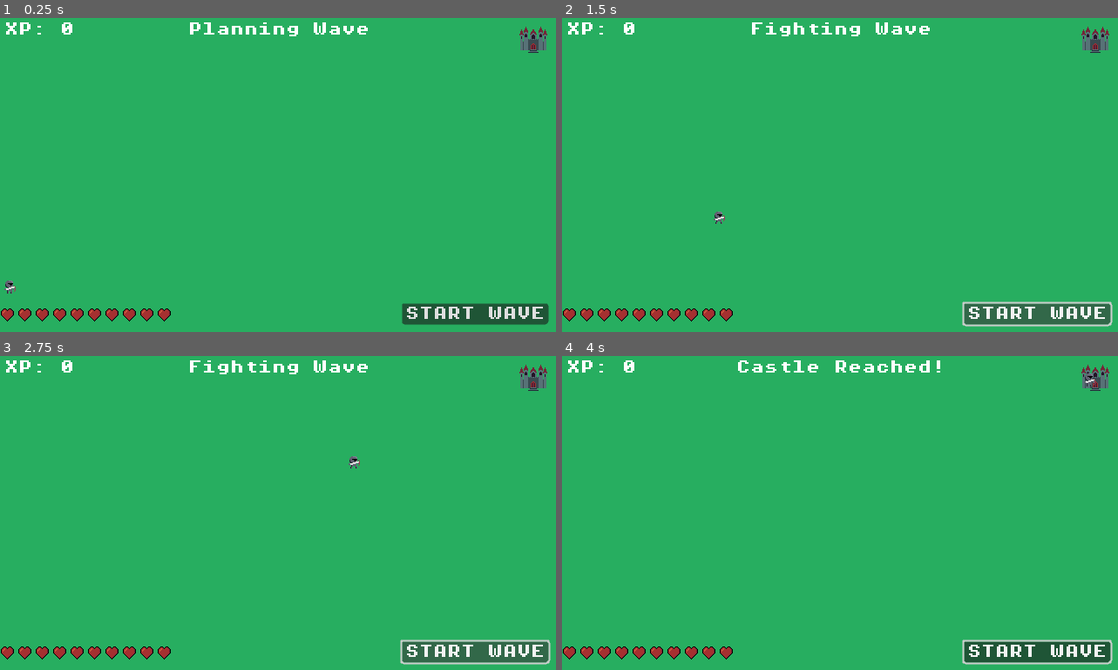
Above: before the commit, frames 1-4 (two rows, left to right).
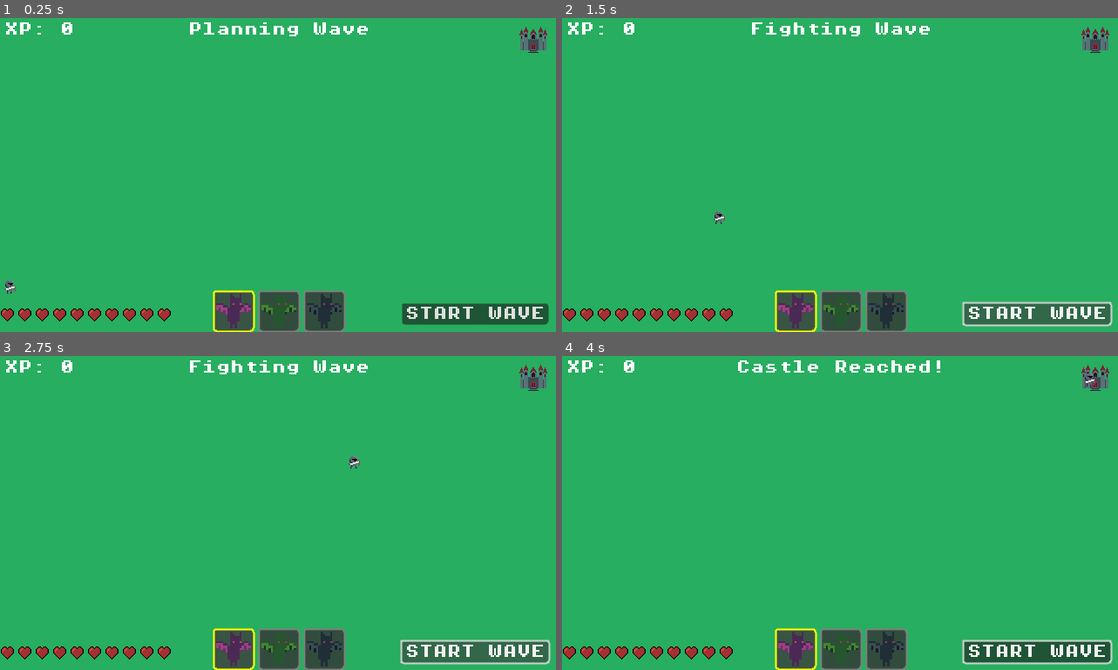
Above: after the commit, the same moments.

Repository: p-lorenzo/reversevs
Game: Godot game, scene res://scenes/world.tscn
The game is run twice, just before and just after one commit, with the same random seed, the same clock (stepped at 60 frames per second) and the same inputs.
Inputs (mouse positions are in pixels of both pictures, inside the frame that each line leads up to):
- Up to frame 1 (0.25 s): no input
- Up to frame 2 (1.5 s): click "START WAVE" at 0.5 s; click "START WAVE" at 1.25 s
- Up to frame 3 (2.75 s): click "START WAVE" at 2 s
- Up to frame 4 (4 s): tap Enter (ui_accept) at 2.75, 3.02, 3.77 s; move the mouse to (962, 497) at 2.77 s; click (962, 497) at 2.92 s; move the mouse to (728, 528) at 3.52 s; click (728, 528) at 3.67 s

The runs differ from the first frame. In frame 1, 3.0% of the frame differs, in the area x 38-63%, y 86-100%; in frame 2, 3.0%; in frame 3, 3.0%; in frame 4, 3.0%.

Commit message:
feat: added inventory system

Diff:
--- /dev/null
+++ b/InventoryItems/enemy.tres
@@ -0,0 +1,11 @@
+[gd_resource type="Resource" script_class="InventoryItem" load_steps=4 format=3 uid="uid://blu2q2pmtpguq"]
+
+[ext_resource type="Script" uid="uid://do1haxjgysstf" path="res://scripts/inventory_item.gd" id="1_7ygic"]
+[ext_resource type="PackedScene" uid="uid://cc7gqs5d3ld4t" path="res://scenes/enemy.tscn" id="1_a6r38"]
+[ext_resource type="Texture2D" uid="uid://bxo461akno8q6" path="res://art/sprites/bat_icon.png" id="2_k7kp4"]
+
+[resource]
+script = ExtResource("1_7ygic")
+entity_scene = ExtResource("1_a6r38")
+icon = ExtResource("2_k7kp4")
+cost = 1
--- /dev/null
+++ b/InventoryItems/enemy2.tres
@@ -0,0 +1,11 @@
+[gd_resource type="Resource" script_class="InventoryItem" load_steps=4 format=3 uid="uid://cqmnuq4gs87mk"]
+
+[ext_resource type="PackedScene" uid="uid://dd6173tfr76c1" path="res://scenes/enemy2.tscn" id="1_44w6c"]
+[ext_resource type="Texture2D" uid="uid://bytue6oegodqv" path="res://art/sprites/bat2_icon.png" id="2_p7qna"]
+[ext_resource type="Script" uid="uid://do1haxjgysstf" path="res://scripts/inventory_item.gd" id="3_qcs0r"]
+
+[resource]
+script = ExtResource("3_qcs0r")
+entity_scene = ExtResource("1_44w6c")
+icon = ExtResource("2_p7qna")
+cost = 1
--- /dev/null
+++ b/InventoryItems/enemy3.tres
@@ -0,0 +1,11 @@
+[gd_resource type="Resource" script_class="InventoryItem" load_steps=4 format=3 uid="uid://dnrf2cu0qvlpf"]
+
+[ext_resource type="PackedScene" uid="uid://djitfjpehqtvd" path="res://scenes/enemy3.tscn" id="1_wxc6y"]
+[ext_resource type="Texture2D" uid="uid://bbohtthqs7pnd" path="res://art/sprites/bat3_icon.png" id="2_wxc6y"]
+[ext_resource type="Script" uid="uid://do1haxjgysstf" path="res://scripts/inventory_item.gd" id="3_8wkam"]
+
+[resource]
+script = ExtResource("3_8wkam")
+entity_scene = ExtResource("1_wxc6y")
+icon = ExtResource("2_wxc6y")
+cost = 1
--- /dev/null
+++ b/scenes/enemy2.tscn
@@ -0,0 +1,89 @@
+[gd_scene load_steps=10 format=3 uid="uid://dd6173tfr76c1"]
+
+[ext_resource type="Script" uid="uid://dot18tt1ghppi" path="res://scripts/enemy.gd" id="1_23kvp"]
+[ext_resource type="Texture2D" uid="uid://cxvf3eu3md6c4" path="res://art/sprites/Bat2 sprite.png" id="2_lsk8u"]
+[ext_resource type="Script" uid="uid://b76c7yacwtbu4" path="res://scripts/health_system.gd" id="3_lsk8u"]
+[ext_resource type="PackedScene" uid="uid://w4w7u6dy3xn6" path="res://scenes/particles/slash.tscn" id="4_thqno"]
+
+[sub_resource type="RectangleShape2D" id="RectangleShape2D_7p1mj"]
+
+[sub_resource type="AtlasTexture" id="AtlasTexture_thqno"]
+atlas = ExtResource("2_lsk8u")
+region = Rect2(0, 0, 16, 16)
+
+[sub_resource type="AtlasTexture" id="AtlasTexture_l4k25"]
+atlas = ExtResource("2_lsk8u")
+region = Rect2(16, 0, 16, 16)
+
+[sub_resource type="AtlasTexture" id="AtlasTexture_slk5t"]
+atlas = ExtResource("2_lsk8u")
+region = Rect2(32, 0, 16, 16)
+
+[sub_resource type="SpriteFrames" id="SpriteFrames_xwavj"]
+animations = [{
+"frames": [{
+"duration": 1.0,
+"texture": SubResource("AtlasTexture_thqno")
+}, {
+"duration": 1.0,
+"texture": SubResource("AtlasTexture_l4k25")
+}, {
+"duration": 1.0,
+"texture": SubResource("AtlasTexture_slk5t")
+}],
+"loop": true,
+"name": &"attack",
+"speed": 5.0
+}, {
+"frames": [{
+"duration": 1.0,
+"texture": SubResource("AtlasTexture_thqno")
+}, {
+"duration": 1.0,
+"texture": SubResource("AtlasTexture_l4k25")
+}, {
+"duration": 1.0,
+"texture": SubResource("AtlasTexture_slk5t")
+}],
+"loop": true,
+"name": &"idle",
+"speed": 5.0
+}, {
+"frames": [{
+"duration": 1.0,
+"texture": SubResource("AtlasTexture_thqno")
+}, {
+"duration": 1.0,
+"texture": SubResource("AtlasTexture_l4k25")
+}, {
+"duration": 1.0,
+"texture": SubResource("AtlasTexture_slk5t")
+}],
+"loop": true,
+"name": &"walk",
+"speed": 5.0
+}]
+
+[node name="Enemy" type="CharacterBody2D" groups=["enemies"]]
+collision_layer = 2
+script = ExtResource("1_23kvp")
+attack_range = 20.0
+metadata/_edit_horizontal_guides_ = [-20.0]
+
+[node name="CollisionShape2D" type="CollisionShape2D" parent="."]
+shape = SubResource("RectangleShape2D_7p1mj")
+
+[node name="AnimatedSprite2D" type="AnimatedSprite2D" parent="."]
+sprite_frames = SubResource("SpriteFrames_xwavj")
+animation = &"walk"
+
+[node name="Health" type="Node" parent="."]
+script = ExtResource("3_lsk8u")
+is_enemy = true
+exp_granted = 1
+max_health = 1
+
+[node name="slash" parent="." instance=ExtResource("4_thqno")]
+scale = Vector2(3, 3)
+
+[connection signal="died" from="Health" to="." method="_on_health_died"]
--- /dev/null
+++ b/scenes/enemy3.tscn
@@ -0,0 +1,89 @@
+[gd_scene load_steps=10 format=3 uid="uid://djitfjpehqtvd"]
+
+[ext_resource type="Script" uid="uid://dot18tt1ghppi" path="res://scripts/enemy.gd" id="1_kroph"]
+[ext_resource type="Texture2D" uid="uid://dcl4whqcyfimy" path="res://art/sprites/Bat3 sprite.png" id="2_kroph"]
+[ext_resource type="Script" uid="uid://b76c7yacwtbu4" path="res://scripts/health_system.gd" id="3_2wk5q"]
+[ext_resource type="PackedScene" uid="uid://w4w7u6dy3xn6" path="res://scenes/particles/slash.tscn" id="4_b0uxi"]
+
+[sub_resource type="RectangleShape2D" id="RectangleShape2D_7p1mj"]
+
+[sub_resource type="AtlasTexture" id="AtlasTexture_xx6g3"]
+atlas = ExtResource("2_kroph")
+region = Rect2(0, 0, 16, 16)
+
+[sub_resource type="AtlasTexture" id="AtlasTexture_2wk5q"]
+atlas = ExtResource("2_kroph")
+region = Rect2(16, 0, 16, 16)
+
+[sub_resource type="AtlasTexture" id="AtlasTexture_b0uxi"]
+atlas = ExtResource("2_kroph")
+region = Rect2(32, 0, 16, 16)
+
+[sub_resource type="SpriteFrames" id="SpriteFrames_xwavj"]
+animations = [{
+"frames": [{
+"duration": 1.0,
+"texture": SubResource("AtlasTexture_xx6g3")
+}, {
+"duration": 1.0,
+"texture": SubResource("AtlasTexture_2wk5q")
+}, {
+"duration": 1.0,
+"texture": SubResource("AtlasTexture_b0uxi")
+}],
+"loop": true,
+"name": &"attack",
+"speed": 5.0
+}, {
+"frames": [{
+"duration": 1.0,
+"texture": SubResource("AtlasTexture_xx6g3")
+}, {
+"duration": 1.0,
+"texture": SubResource("AtlasTexture_2wk5q")
+}, {
+"duration": 1.0,
+"texture": SubResource("AtlasTexture_b0uxi")
+}],
+"loop": true,
+"name": &"idle",
+"speed": 5.0
+}, {
+"frames": [{
+"duration": 1.0,
+"texture": SubResource("AtlasTexture_xx6g3")
+}, {
+"duration": 1.0,
+"texture": SubResource("AtlasTexture_2wk5q")
+}, {
+"duration": 1.0,
+"texture": SubResource("AtlasTexture_b0uxi")
+}],
+"loop": true,
+"name": &"walk",
+"speed": 5.0
+}]
+
+[node name="Enemy" type="CharacterBody2D" groups=["enemies"]]
+collision_layer = 2
+script = ExtResource("1_kroph")
+attack_range = 20.0
+metadata/_edit_horizontal_guides_ = [-20.0]
+
+[node name="CollisionShape2D" type="CollisionShape2D" parent="."]
+shape = SubResource("RectangleShape2D_7p1mj")
+
+[node name="AnimatedSprite2D" type="AnimatedSprite2D" parent="."]
+sprite_frames = SubResource("SpriteFrames_xwavj")
+animation = &"attack"
+
+[node name="Health" type="Node" parent="."]
+script = ExtResource("3_2wk5q")
+is_enemy = true
+exp_granted = 1
+max_health = 1
+
+[node name="slash" parent="." instance=ExtResource("4_b0uxi")]
+scale = Vector2(3, 3)
+
+[connection signal="died" from="Health" to="." method="_on_health_died"]
--- /dev/null
+++ b/scenes/hud/inventory.tscn
@@ -0,0 +1,31 @@
+[gd_scene load_steps=7 format=3 uid="uid://dxiw0ki0t5paw"]
+
+[ext_resource type="Script" uid="uid://besipr5mn41jl" path="res://scripts/inventory.gd" id="1_ysfw5"]
+[ext_resource type="Texture2D" uid="uid://dpvi1o10yorqe" path="res://art/sprites/inv_cube.png" id="2_rjovj"]
+[ext_resource type="Script" uid="uid://do1haxjgysstf" path="res://scripts/inventory_item.gd" id="3_rjovj"]
+[ext_resource type="Resource" uid="uid://blu2q2pmtpguq" path="res://InventoryItems/enemy.tres" id="4_3wkw2"]
+[ext_resource type="Resource" uid="uid://cqmnuq4gs87mk" path="res://InventoryItems/enemy2.tres" id="5_k728j"]
+[ext_resource type="Resource" uid="uid://dnrf2cu0qvlpf" path="res://InventoryItems/enemy3.tres" id="6_fuj1y"]
+
+[node name="Inventory" type="Control"]
+layout_mode = 3
+anchors_preset = 2
+anchor_top = 1.0
+anchor_bottom = 1.0
+grow_vertical = 0
+
+[node name="HBoxContainer" type="HBoxContainer" parent="." groups=["inventory"]]
+layout_mode = 1
+anchors_preset = 7
+anchor_left = 0.5
+anchor_top = 1.0
+anchor_right = 0.5
+anchor_bottom = 1.0
+offset_left = -20.0
+offset_top = -40.0
+offset_right = 20.0
+grow_horizontal = 2
+grow_vertical = 0
+script = ExtResource("1_ysfw5")
+empty_slot_texture = ExtResource("2_rjovj")
+inventory_items = Array[ExtResource("3_rjovj")]([ExtResource("4_3wkw2"), ExtResource("5_k728j"), ExtResource("6_fuj1y")])
--- a/scenes/world.tscn
+++ b/scenes/world.tscn
@@ -1,10 +1,11 @@
-[gd_scene load_steps=10 format=3 uid="uid://beb2370gitmgw"]
+[gd_scene load_steps=11 format=3 uid="uid://beb2370gitmgw"]
 
 [ext_resource type="Texture2D" uid="uid://cr1upaw0lkltc" path="res://art/sprites/castle.png" id="2_71j4m"]
 [ext_resource type="PackedScene" uid="uid://b22drsgl0fpi" path="res://scenes/hero.tscn" id="2_rwgxs"]
 [ext_resource type="PackedScene" uid="uid://cc7gqs5d3ld4t" path="res://scenes/enemy.tscn" id="3_4wyf3"]
 [ext_resource type="Script" uid="uid://borem4ksvhkfm" path="res://scripts/player.gd" id="3_k0juu"]
 [ext_resource type="PackedScene" uid="uid://b30rmn847u86v" path="res://scenes/hud/phase.tscn" id="4_k0juu"]
+[ext_resource type="PackedScene" uid="uid://dxiw0ki0t5paw" path="res://scenes/hud/inventory.tscn" id="6_7r4gi"]
 [ext_resource type="PackedScene" uid="uid://cclv64l4lj4gt" path="res://scenes/hud/hearts.tscn" id="6_qfnet"]
 [ext_resource type="Theme" uid="uid://d22t3t8dknlxk" path="res://resources/themes/theme.tres" id="7_i7141"]
 [ext_resource type="Script" uid="uid://4qqn2bqxadvi" path="res://scenes/exp_label.gd" id="8_4mrxx"]
@@ -64,6 +65,19 @@
 anchor_right = 0.0
 grow_horizontal = 1
 
+[node name="CenterBottom" type="Control" parent="CanvasLayer"]
+layout_mode = 3
+anchors_preset = 7
+anchor_left = 0.5
+anchor_top = 1.0
+anchor_right = 0.5
+anchor_bottom = 1.0
+grow_horizontal = 2
+grow_vertical = 0
+
+[node name="Inventory" parent="CanvasLayer/CenterBottom" instance=ExtResource("6_7r4gi")]
+layout_mode = 1
+
 [node name="BottomLeft" type="Control" parent="CanvasLayer"]
 layout_mode = 3
 anchors_preset = 2
--- /dev/null
+++ b/scripts/inventory.gd
@@ -0,0 +1,174 @@
+extends HBoxContainer
+class_name Inventory
+
+signal selection_changed(selected_index: int, selected_scene: PackedScene)
+
+# Export variables
+@export var empty_slot_texture: Texture2D
+@export var selected_slot_modulate: Color = Color(1.2, 1.2, 1.2, 1.0)  # Evidenziazione slot selezionato
+@export var normal_slot_modulate: Color = Color(1.0, 1.0, 1.0, 1.0)
+@export var slot_size: Vector2i = Vector2i(48, 48)
+@export var inventory_items: Array[InventoryItem] = []  # Array di item inventario (contiene scena, icona, costo)
+
+var selected_index: int = 0
+var _slots: Array[Control] = []
+
+func _ready() -> void:
+	rebuild_inventory()
+	# Connetti input per scroll
+	set_process_input(true)
+
+func _input(event: InputEvent) -> void:
+	if not visible:
+		return
+
+	# Scroll del mouse per cambiare selezione
+	if event is InputEventMouseButton:
+		if event.pressed:
+			if event.button_index == MOUSE_BUTTON_WHEEL_UP:
+				select_previous()
+				get_viewport().set_input_as_handled()
+			elif event.button_index == MOUSE_BUTTON_WHEEL_DOWN:
+				select_next()
+				get_viewport().set_input_as_handled()
+			elif event.button_index == MOUSE_BUTTON_LEFT:
+				# Click su uno slot per selezionarlo
+				_handle_slot_click(event.position)
+
+func rebuild_inventory() -> void:
+	_clear_slots()
+
+	if inventory_items.is_empty():
+		return
+
+	for i in range(inventory_items.size()):
+		var slot := _create_slot(i)
+		add_child(slot)
+		_slots.append(slot)
+
+	# Seleziona il primo slot di default
+	if _slots.size() > 0:
+		select_slot(0)
+
+func _create_slot(index: int) -> Control:
+	var container := PanelContainer.new()
+	container.custom_minimum_size = slot_size
+	container.mouse_filter = Control.MOUSE_FILTER_STOP  # Permette click
+
+	# Stile base per lo slot
+	var style_box := StyleBoxFlat.new()
+	style_box.bg_color = Color(0.2, 0.2, 0.2, 0.8)
+	style_box.border_width_left = 2
+	style_box.border_width_right = 2
+	style_box.border_width_top = 2
+	style_box.border_width_bottom = 2
+	style_box.border_color = Color(0.5, 0.5, 0.5, 1.0)
+	style_box.corner_radius_top_left = 4
+	style_box.corner_radius_top_right = 4
+	style_box.corner_radius_bottom_left = 4
+	style_box.corner_radius_bottom_right = 4
+	container.add_theme_stylebox_override("panel", style_box)
+
+	# Container interno per centrare l'icona
+	var inner := CenterContainer.new()
+	container.add_child(inner)
+
+	# TextureRect per l'icona
+	var icon_rect := TextureRect.new()
+	icon_rect.stretch_mode = TextureRect.STRETCH_KEEP_ASPECT_CENTERED
+	icon_rect.expand_mode = TextureRect.EXPAND_FIT_WIDTH_PROPORTIONAL
+	icon_rect.custom_minimum_size = slot_size - Vector2i(8, 8)  # Padding interno
+
+	# Imposta l'icona dall'InventoryItem se disponibile, altrimenti slot vuoto
+	if index < inventory_items.size() and inventory_items[index] != null:
+		var item: InventoryItem = inventory_items[index]
+		if item.icon:
+			icon_rect.texture = item.icon
+		elif empty_slot_texture:
+			icon_rect.texture = empty_slot_texture
+	else:
+		# Slot vuoto
+		if empty_slot_texture:
+			icon_rect.texture = empty_slot_texture
+
+	inner.add_child(icon_rect)
+
+	# Salva l'indice come metadata per il click
+	container.set_meta("slot_index", index)
+
+	return container
+
+func _clear_slots() -> void:
+	for slot in _slots:
+		if is_instance_valid(slot):
+			remove_child(slot)
+			slot.queue_free()
+	_slots.clear()
+
+func _handle_slot_click(mouse_pos: Vector2) -> void:
+	# Converti posizione mouse in coordinate locali del container
+	var local_pos := get_global_mouse_position() - global_position
+
+	for i in range(_slots.size()):
+		var slot := _slots[i]
+		if slot.get_rect().has_point(local_pos):
+			select_slot(i)
+			get_viewport().set_input_as_handled()
+			break
+
+func select_slot(index: int) -> void:
+	if index < 0 or index >= _slots.size():
+		return
+
+	selected_index = index
+
+	# Aggiorna evidenziazione
+	for i in range(_slots.size()):
+		var slot := _slots[i]
+		if i == selected_index:
+			slot.modulate = selected_slot_modulate
+			# Aggiungi bordo più evidente per lo slot selezionato
+			var style_box := slot.get_theme_stylebox("panel") as StyleBoxFlat
+			if style_box:
+				style_box.border_color = Color(1.0, 1.0, 0.0, 1.0)  # Bordo giallo
+		else:
+			slot.modulate = normal_slot_modulate
+			var style_box := slot.get_theme_stylebox("panel") as StyleBoxFlat
+			if style_box:
+				style_box.border_color = Color(0.5, 0.5, 0.5, 1.0)  # Bordo grigio
+
+	# Emetti segnale
+	var selected_scene: PackedScene = null
+	if selected_index >= 0 and selected_index < inventory_items.size():
+		var item: InventoryItem = inventory_items[selected_index]
+		if item:
+			selected_scene = item.entity_scene
+	selection_changed.emit(selected_index, selected_scene)
+
+func select_next() -> void:
+	if _slots.is_empty():
+		return
+	var next := (selected_index + 1) % _slots.size()
+	select_slot(next)
+
+func select_previous() -> void:
+	if _slots.is_empty():
+		return
+	var prev := (selected_index - 1 + _slots.size()) % _slots.size()
+	select_slot(prev)
+
+func get_selected_scene() -> PackedScene:
+	if selected_index >= 0 and selected_index < inventory_items.size():
+		var item: InventoryItem = inventory_items[selected_index]
+		if item:
+			return item.entity_scene
+	return null
+
+func get_selected_item() -> InventoryItem:
+	if selected_index >= 0 and selected_index < inventory_items.size():
+		return inventory_items[selected_index]
+	return null
+
+func set_inventory_items(items: Array[InventoryItem]) -> void:
+	inventory_items = items
+	rebuild_inventory()
--- /dev/null
+++ b/scripts/inventory_item.gd
@@ -0,0 +1,11 @@
+extends Resource
+class_name InventoryItem
+
+@export var entity_scene: PackedScene
+@export var icon: Texture2D
+@export var cost: int = 0  # Costo per spawnare/comprare l'entità (per uso futuro)
+
+func _init(p_entity_scene: PackedScene = null, p_icon: Texture2D = null, p_cost: int = 0) -> void:
+	entity_scene = p_entity_scene
+	icon = p_icon
+	cost = p_cost
--- a/scripts/player.gd
+++ b/scripts/player.gd
@@ -2,15 +2,39 @@
 extends Node2D
 class_name SpawnerOnClick
 
-@export var enemy_scene: PackedScene          # assegna qui la scena dell'enemy (PackedScene)
+@export var enemy_scene: PackedScene          # Fallback se non c'è inventario
 @export var spawn_parent_path: Node
 @export var add_to_enemies_group := true      # metti automaticamente i nuovi in "enemies"
 @export var enabled_in_plan_only := true
+@export var inventory: Inventory              # Riferimento all'inventario (opzionale)
 
 var _spawn_parent: Node = null
+var _selected_scene: PackedScene = null
 
 func _ready() -> void:
 	_spawn_parent = spawn_parent_path
+	_find_inventory()
+
+	# Se abbiamo un inventario, ascolta i cambi di selezione
+	if inventory:
+		if not inventory.selection_changed.is_connected(_on_inventory_selection_changed):
+			inventory.selection_changed.connect(_on_inventory_selection_changed)
+		# Imposta la scena iniziale
+		_selected_scene = inventory.get_selected_scene()
+	elif enemy_scene:
+		# Fallback alla vecchia logica
+		_selected_scene = enemy_scene
+
+func _find_inventory() -> void:
+	if inventory:
+		return
+	# Cerca l'inventario nella scena se non è stato assegnato
+	var invs := get_tree().get_nodes_in_group("inventory")
+	if invs.size() > 0 and invs[0] is Inventory:
+		inventory = invs[0]
+
+func _on_inventory_selection_changed(selected_index: int, selected_scene: PackedScene) -> void:
+	_selected_scene = selected_scene
 
 func _unhandled_input(event: InputEvent) -> void:
 	if event.is_action_pressed("ui_accept"):
@@ -31,22 +55,28 @@
 		_spawn_at(world_pos)
 
 func _spawn_at(world_pos: Vector2) -> void:
-	if enemy_scene == null:
-		push_warning("enemy_scene non assegnata. Niente spawn, niente party.")
+	# Usa la scena selezionata dall'inventario, altrimenti fallback a enemy_scene
+	var scene_to_spawn := _selected_scene if _selected_scene else enemy_scene
+
+	if scene_to_spawn == null:
+		push_warning("Nessuna scena selezionata per lo spawn. Assegna enemy_scene o un inventario.")
 		return
 
-	var enemy := enemy_scene.instantiate()
-	# Se l'enemy è un Node2D (o derivati), posizionalo
-	if enemy is Node2D:
-		enemy.global_position = world_pos
+	var entity := scene_to_spawn.instantiate()
+	# Se l'entità è un Node2D (o derivati), posizionalo
+	if entity is Node2D:
+		entity.global_position = world_pos
 	# Attacca al parent designato, altrimenti al nodo corrente
 	if is_instance_valid(_spawn_parent):
-		_spawn_parent.add_child(enemy)
+		_spawn_parent.add_child(entity)
 	else:
-		add_child(enemy)
+		add_child(entity)
 
+	# Aggiungi al gruppo enemies se è un nemico (controlla se ha Health.is_enemy)
 	if add_to_enemies_group:
-		enemy.add_to_group("enemies")
+		var health := entity.get_node_or_null("Health")
+		if health is HealthComponent and health.is_enemy:
+			entity.add_to_group("enemies")
 
 
 func _on_button_pressed() -> void:
Binary file added: art/sprites/Bat2 sprite.png
Not shown, added: art/sprites/Bat2 sprite.png.import
Binary file added: art/sprites/Bat3 sprite.png
Not shown, added: art/sprites/Bat3 sprite.png.import
Binary file added: art/sprites/bat2_icon.png
Not shown, added: art/sprites/bat2_icon.png.import
Binary file added: art/sprites/bat3_icon.png
Not shown, added: art/sprites/bat3_icon.png.import
Binary file added: art/sprites/bat_icon.png
Not shown, added: art/sprites/bat_icon.png.import
Binary file added: art/sprites/inv_cube.png
Not shown, added: art/sprites/inv_cube.png.import
(and 2 more such lines)
